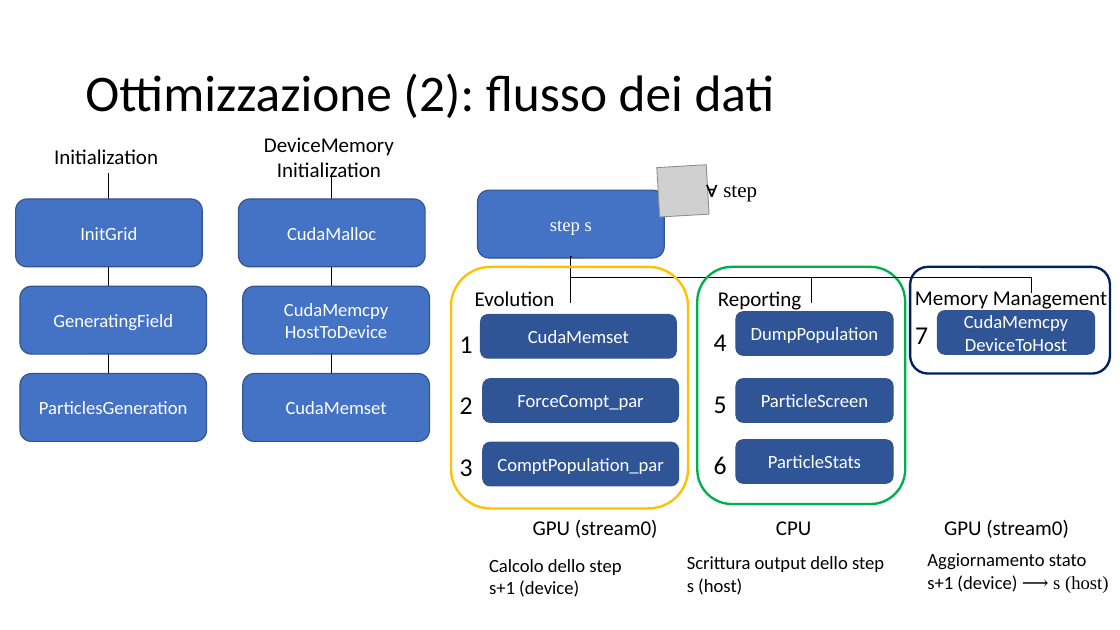
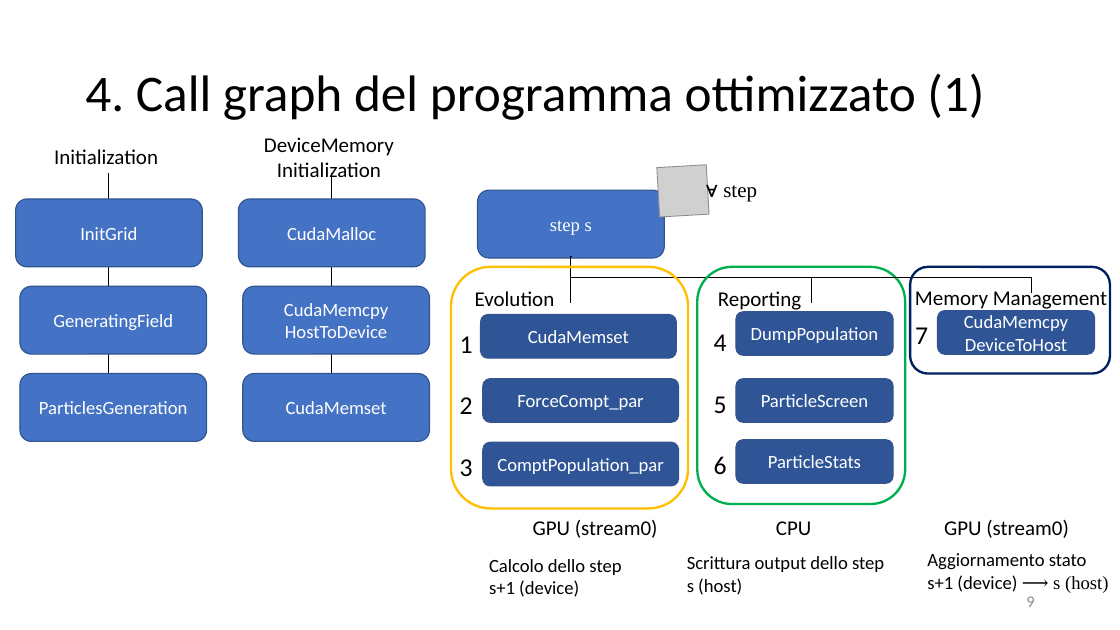
Before and after one commit to piepor/particles-simulation-parallel, a slide deck: slide 9 of presentazione/presentazione.pptx. Drawn at 1120x630 pixels with LibreOffice and Linux fonts; fonts in the diff are those of the drawing; grey boxes stand for pictures. Boxes give left, top, right and bottom in pixels: in the first picture for what was removed or moved away, otherwise in the second. Text is boxed around its words. In the diff, an @@ line names an element or a change of style, - is before the commit and + after.

```diff
--- a/presentazione/presentazione.pptx
+++ b/presentazione/presentazione.pptx
@@ title at bbox=[85, 73, 984, 120]: text changed @@
-Ottimizzazione (2): flusso dei dati
+4. Call graph del programma ottimizzato (1)
@@ page number added at bbox=[1026, 596, 1034, 607], 14 pt, text #8C8C8C @@
+9
```
Also in this commit, not shown: 16 other slides changed, 3 slides added, 4 other files.
